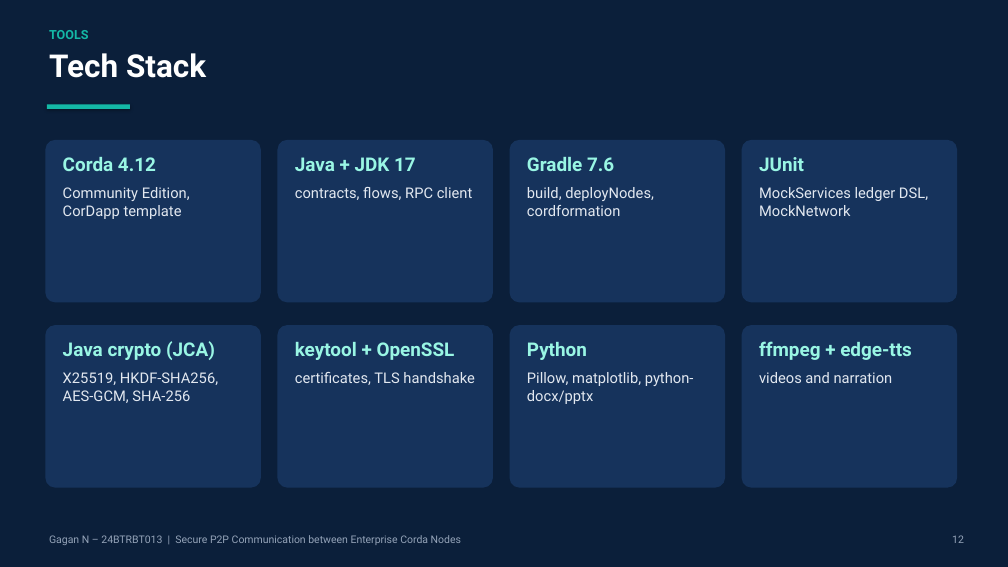
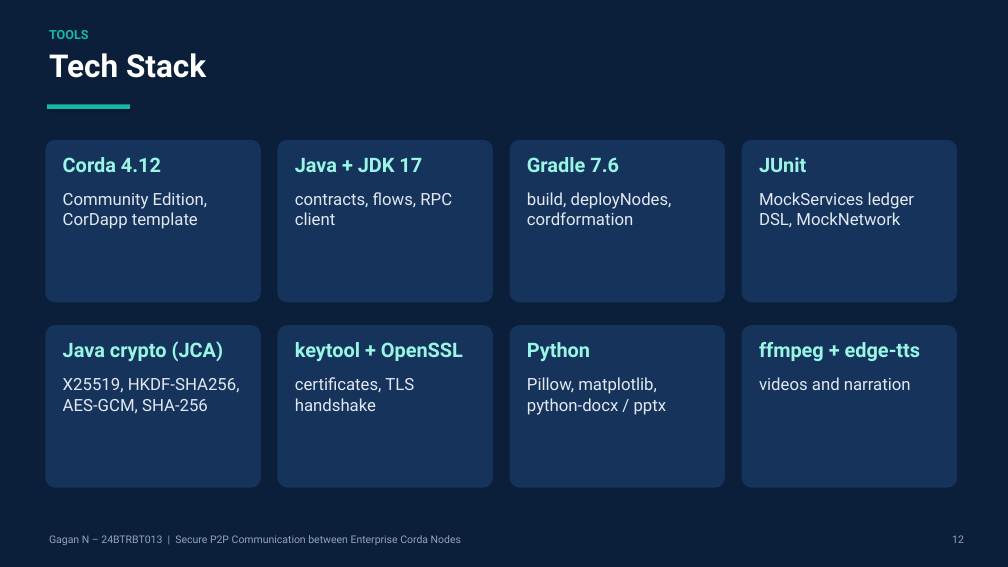
Before and after one commit to Momo-1628/secure-p2p-corda-nodes, a slide deck: slide 12 of ppt/Topic12_Secure_P2P_Corda_24BTRBT013.pptx. Drawn at 1008x567 pixels with LibreOffice and Linux fonts; fonts in the diff are those of the drawing. Boxes give left, top, right and bottom in pixels: in the first picture for what was removed or moved away, otherwise in the second. Text is boxed around its words. In the diff, an @@ line names an element or a change of style, - is before the commit and + after.

```diff
--- a/ppt/Topic12_Secure_P2P_Corda_24BTRBT013.pptx
+++ b/ppt/Topic12_Secure_P2P_Corda_24BTRBT013.pptx
@@ size 18 to 19 pt in 8 elements at (x1=63, y1=341, x2=224, y2=361), (x1=295, y1=342, x2=463, y2=361), (x1=63, y1=157, x2=161, y2=172), (x1=295, y1=158, x2=422, y2=172), (x1=527, y1=157, x2=619, y2=172), (x1=759, y1=157, x2=806, y2=172), (x1=527, y1=342, x2=590, y2=361), (x1=759, y1=342, x2=921, y2=361) @@
@@ text at (x1=527, y1=377, x2=667, y2=415): text changed; size 14 to 16 pt @@
-Pillow, matplotlib, python-docx/pptx
+Pillow, matplotlib, python-docx / pptx
@@ size 14 to 16 pt; more space between paragraphs in 7 elements at (x1=63, y1=192, x2=208, y2=229), (x1=295, y1=192, x2=452, y2=225), (x1=63, y1=378, x2=240, y2=413), (x1=295, y1=377, x2=414, y2=411), (x1=527, y1=192, x2=672, y2=225), (x1=759, y1=192, x2=914, y2=227), (x1=759, y1=377, x2=911, y2=390) @@
```
Also in this commit, not shown: 15 other slides changed, 2 other files.
